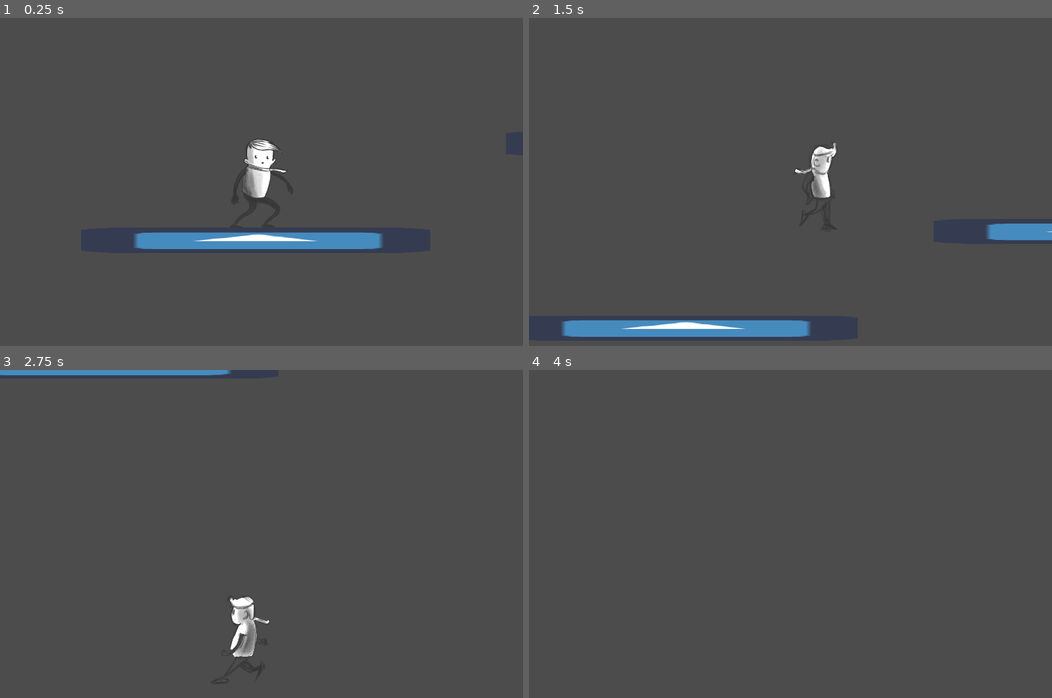
Above: before the commit, frames 1-4 (two rows, left to right).
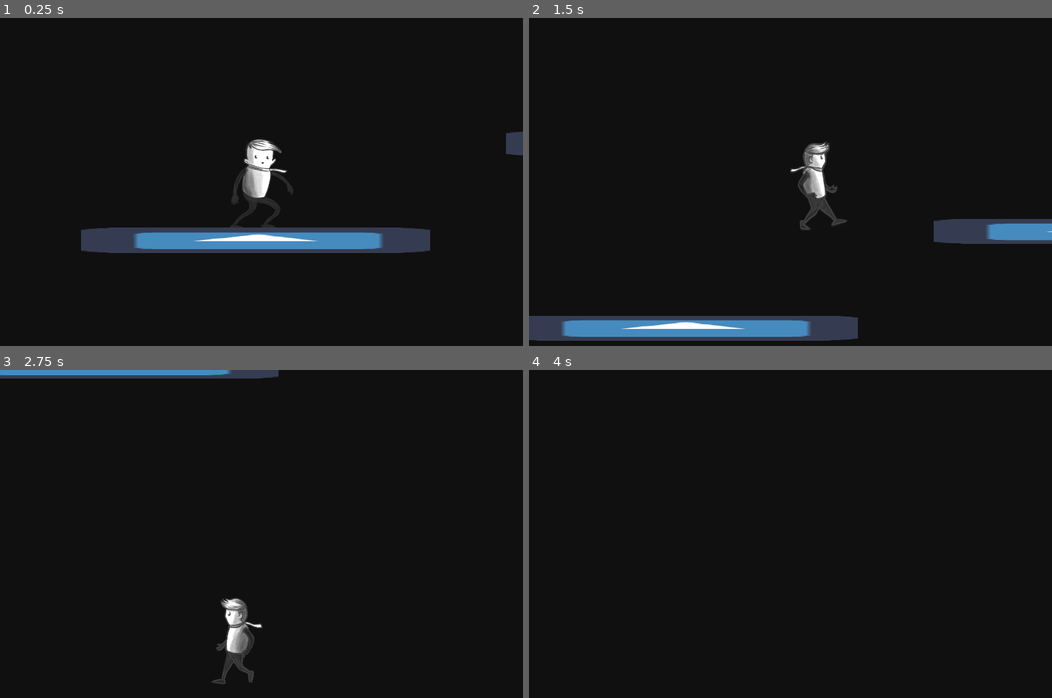
Above: after the commit, the same moments.

Repository: diegosarzi/delirum
Game: Godot game, scene res://World.tscn
Two runs of this game, one before a commit and one after it. Both use one fixed random seed, a clock stepped at 60 frames per second and the inputs below. The engine's default icon, where the game draws it, is replaced by a stand-in: a white triangle on a blue panel in a dark square.
Inputs:
- Up to frame 1 (0.25 s): no input
- Up to frame 2 (1.5 s): hold Right (ui_right) from 0.53 s (still down); tap Up (ui_up) at 0.77 s
- Up to frame 3 (2.75 s): tap Up (ui_up) at 1.52 s; release Right (ui_right) at 2.03 s; hold Left (ui_left) from 2.03 s (still down)
- Up to frame 4 (4 s): release Left (ui_left) at 2.78 s; hold Right (ui_right) from 2.78 s (still down); tap Up (ui_up) at 3.02, 3.77 s

The runs differ from the first frame. In frame 1, 93% of the frame differs, in the area x 0-100%, y 0-100%; in frame 2, 93%; in frame 3, 98%; in frame 4, 100%.

Commit message:
animation walk

Diff:
--- a/Player/Player.tscn
+++ b/Player/Player.tscn
@@ -20,7 +20,7 @@
 "values": [ 0, 1, 2, 3, 4, 5, 6, 7, 8 ]
 }
 
-[sub_resource type="Animation" id=4]
+[sub_resource type="Animation" id=2]
 resource_name = "virada"
 length = 0.2
 tracks/0/type = "value"
@@ -33,12 +33,12 @@
 "times": PoolRealArray( 0, 0.1 ),
 "transitions": PoolRealArray( 1, 1 ),
 "update": 0,
-"values": [ 20, 21 ]
+"values": [ 22, 23 ]
 }
 
 [sub_resource type="Animation" id=3]
 resource_name = "walk_right"
-length = 0.9
+length = 1.1
 loop = true
 tracks/0/type = "value"
 tracks/0/path = NodePath("Sprite:frame")
@@ -47,13 +47,13 @@
 tracks/0/imported = false
 tracks/0/enabled = true
 tracks/0/keys = {
-"times": PoolRealArray( 0, 0.1, 0.2, 0.3, 0.4, 0.5, 0.6, 0.7, 0.8 ),
-"transitions": PoolRealArray( 1, 1, 1, 1, 1, 1, 1, 1, 1 ),
+"times": PoolRealArray( 0, 0.1, 0.2, 0.3, 0.4, 0.5, 0.6, 0.7, 0.8, 0.9, 1 ),
+"transitions": PoolRealArray( 1, 1, 1, 1, 1, 1, 1, 1, 1, 1, 1 ),
 "update": 1,
-"values": [ 11, 12, 13, 14, 15, 16, 17, 18, 19 ]
+"values": [ 11, 12, 13, 14, 15, 16, 17, 18, 19, 20, 21 ]
 }
 
-[sub_resource type="CapsuleShape2D" id=2]
+[sub_resource type="CapsuleShape2D" id=4]
 radius = 66.3817
 height = 291.137
 
@@ -63,17 +63,18 @@
 [node name="Sprite" type="Sprite" parent="."]
 texture = ExtResource( 1 )
 vframes = 3
-hframes = 10
-frame = 20
+hframes = 11
+frame = 11
 
 [node name="AnimationPlayer" type="AnimationPlayer" parent="."]
 anims/idle = SubResource( 1 )
-anims/virada = SubResource( 4 )
+anims/virada = SubResource( 2 )
 anims/walk_right = SubResource( 3 )
 
 [node name="CollisionShape2D" type="CollisionShape2D" parent="."]
+visible = false
 position = Vector2( -8.35089, 3.34036 )
-shape = SubResource( 2 )
+shape = SubResource( 4 )
 
 [node name="Camera2D" type="Camera2D" parent="."]
 current = true
--- a/project.godot
+++ b/project.godot
@@ -31,4 +31,5 @@
 
 [rendering]
 
+environment/default_clear_color=Color( 0.0666667, 0.0666667, 0.0666667, 1 )
 environment/default_environment="res://default_env.tres"
Binary file changed: Player/walk.png
Not shown, changed: Player/walk.png~
